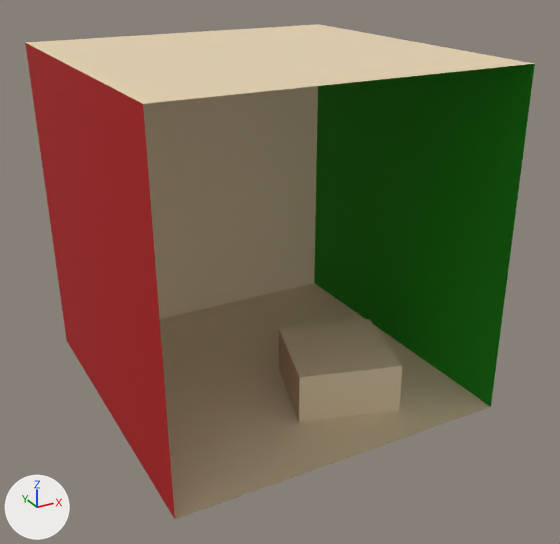
What one commit did to the OBJ model scenes/models/box.obj.
One viewpoint serves both versions: a camera (50 mm lens) standing at (-10.95, -15.54, 14.27) and looking at (0.22, 4.77, 4.12). Arrows for +X, +Y and +Z are at lower left; the lights stay in place. Where no turn or scale is listed for an object, it has been applied to the vertices.

Objects in the first picture: 'back_wall', 'ceiling', 'floor', 'left_wall', 'right_wall', 'short_box'.
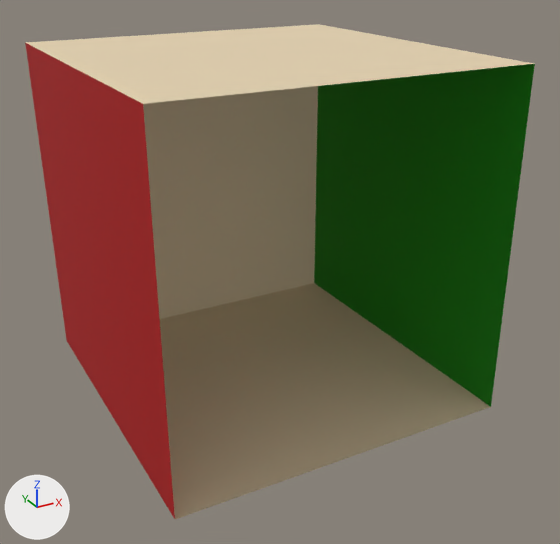
Patch to the scene script:
```diff
--- a/scenes/models/box.obj.py
+++ b/scenes/models/box.obj.py
@@ ob_short_box @@
-ob_short_box = bpy.data.objects.new('short_box', me_short_box)
-ob_short_box.location = (0.0, 0.0, 0.0)
```

Where the change shows, as pixel boxes (x1, y1, x2, y2) in the pictures (560 x 544 px):
'short_box', deleted: before (279, 319, 402, 422)
